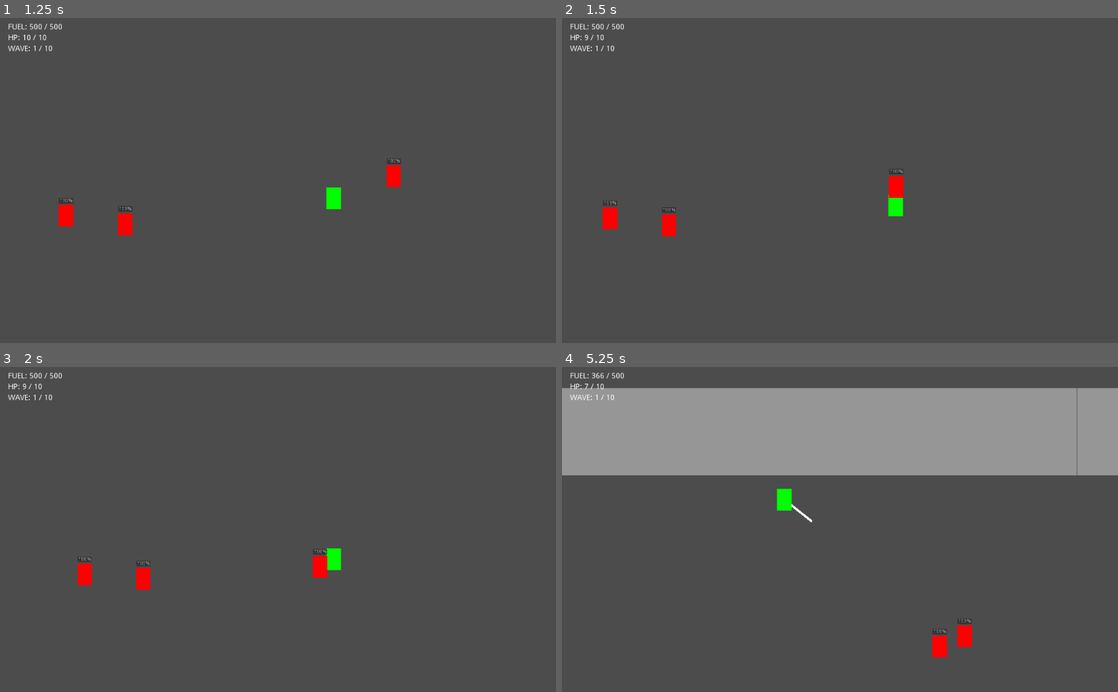
Above: before the commit, frames 1-4 (two rows, left to right).
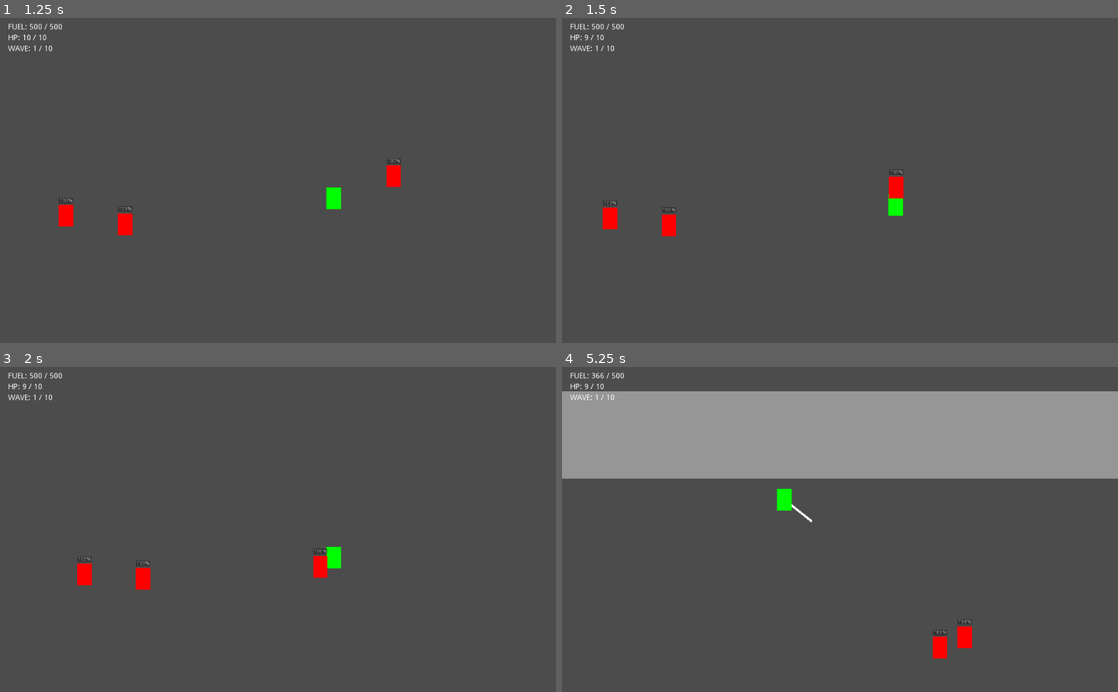
Above: after the commit, the same moments.

Repository: deengames/abu-hamid-x
Game: Godot game, scene res://prototype/Main.tscn
The game is run twice, just before and just after one commit, with the same random seed, the same clock (stepped at 60 frames per second) and the same inputs.
Inputs (mouse positions are in pixels of both pictures, inside the frame that each line leads up to):
- Up to frame 1 (1.25 s): tap Enter at 0.5 s; move the mouse to (400, 164) at 0.52 s; hold D (move_right) from 0.53 s (still down); click (400, 164) at 0.6 s; tap Space (jump) at 0.77 s
- Up to frame 2 (1.5 s): move the mouse to (728, 196) at 1.27 s; release D (move_right) at 1.28 s; hold S (move_down) from 1.28 s (still down); tap Shift (boost) at 1.35 s
- Up to frame 3 (2 s): keep holding S (move_down); tap Space (jump) at 1.52 s
- Up to frame 4 (5.25 s): move the mouse to (895, 458) at 2.02 s; release S (move_down) at 2.03 s; hold D (move_right) 2.03-2.78 s; tap Ctrl (toggle_jetpack) at 2.1, 5.1 s; move the mouse to (812, 594) at 2.77 s; hold W (move_up) 2.78-3.53 s; tap E at 2.85 s; click (812, 594) at 2.92 s; tap Space (jump) at 3.02, 3.77, 4.52 s; move the mouse to (1006, 578) at 3.52 s; hold A (move_left) 3.53-5.03 s; click (1006, 578) at 3.6 s; move the mouse to (673, 480) at 4.27 s; tap Shift (boost) at 4.35 s; move the mouse to (867, 529) at 5.02 s; hold S (move_down) from 5.03 s (still down); click (867, 529) at 5.17 s

Frame 1 is identical in both runs. In frame 2, less than 0.1% of the frame differs, in the area x 58-62%, y 46-62%; in frame 3, less than 0.1%; in frame 4, 2.3%, in the area x 0-100%, y 5-90%.

Commit message:
Enemies have smaller collision box, added health regen

Diff:
--- a/prototype/Character/Enemy/Enemy.tscn
+++ b/prototype/Character/Enemy/Enemy.tscn
@@ -6,7 +6,7 @@
 [sub_resource type="RectangleShape2D" id=1]
 
 custom_solver_bias = 0.0
-extents = Vector2( 20, 30 )
+extents = Vector2( 15, 25 )
 
 [node name="Enemy" groups=[
 "enemies",
@@ -19,15 +19,15 @@
 damage_to_deal = 1
 movement_speed = 20
 
-[node name="Collision" parent="." index="0"]
-
-shape = SubResource( 1 )
-
-[node name="ColorBox" parent="." index="1"]
+[node name="ColorBox" parent="." index="0"]
 
 margin_top = -30.0
 margin_bottom = 30.0
 color = Color( 1, 0, 0, 1 )
+
+[node name="Collision" parent="." index="1"]
+
+shape = SubResource( 1 )
 
 [node name="HealthBar" type="ProgressBar" parent="." index="2"]
 
--- a/prototype/Character/Player/Player.gd
+++ b/prototype/Character/Player/Player.gd
@@ -8,6 +8,8 @@
 export (int) var max_jetpack_fuel = 500
 export (int) var jetpack_consumption_rate = 25
 export (int) var jetpack_recharge_rate = 200
+
+export (float) var health_regen_per_second = 0.5
 
 
 signal fuel_change(new_fuel, max_fuel)
@@ -32,6 +34,7 @@
 	var width = ProjectSettings.get_setting('display/window/size/width')
 	var height = ProjectSettings.get_setting('display/window/size/height')
 	$ui/DeathLabel.rect_position = (Vector2(width, height) - $ui/DeathLabel.rect_size) / 2
+	$HealthRegenTimer.wait_time = 1/health_regen_per_second
 
 
 func _process(delta):
@@ -112,3 +115,8 @@
 func _unhandled_key_input(event):
 	if is_dead:
 		get_tree().change_scene('res://prototype/Main.tscn')
+
+
+func _on_health_regen():
+	if health < max_health:
+		health += 1
--- a/prototype/Character/Player/Player.tscn
+++ b/prototype/Character/Player/Player.tscn
@@ -21,16 +21,17 @@
 max_jetpack_fuel = 500
 jetpack_consumption_rate = 25
 jetpack_recharge_rate = 200
+health_regen_per_second = 0.5
 
-[node name="ColorBox" parent="." index="0"]
+[node name="Collision" parent="." index="0"]
+
+shape = SubResource( 1 )
+
+[node name="ColorBox" parent="." index="1"]
 
 margin_top = -30.0
 margin_bottom = 30.0
 color = Color( 0, 1, 0, 1 )
-
-[node name="Collision" parent="." index="1"]
-
-shape = SubResource( 1 )
 
 [node name="Camera" type="Camera2D" parent="." index="2"]
 
@@ -59,6 +60,7 @@
 
 [node name="ui" type="CanvasLayer" parent="." index="3"]
 
+editor/display_folded = true
 layer = 1
 offset = Vector2( 0, 0 )
 rotation = 0.0
@@ -136,6 +138,15 @@
 script = ExtResource( 4 )
 _sections_unfolded = [ "Margin" ]
 
+[node name="HealthRegenTimer" type="Timer" parent="." index="4"]
+
+process_mode = 1
+wait_time = 1.0
+one_shot = false
+autostart = true
+
 [connection signal="fuel_change" from="." to="ui/FuelLabel" method="_on_Player_fuel_change"]
 
 [connection signal="health_change" from="." to="ui/HealthLabel" method="_on_Player_health_change"]
+
+[connection signal="timeout" from="HealthRegenTimer" to="." method="_on_health_regen"]
--- a/prototype/Main.tscn
+++ b/prototype/Main.tscn
@@ -88,6 +88,7 @@
 [node name="Player" parent="." index="1" instance=ExtResource( 3 )]
 
 position = Vector2( 520, 240 )
+health_regen_per_second = 0.5
 
 [node name="WaveSpawnTimer" type="Timer" parent="." index="2"]
 
Not shown: 3 places in prototype/Main.tscn that only renumber resources
